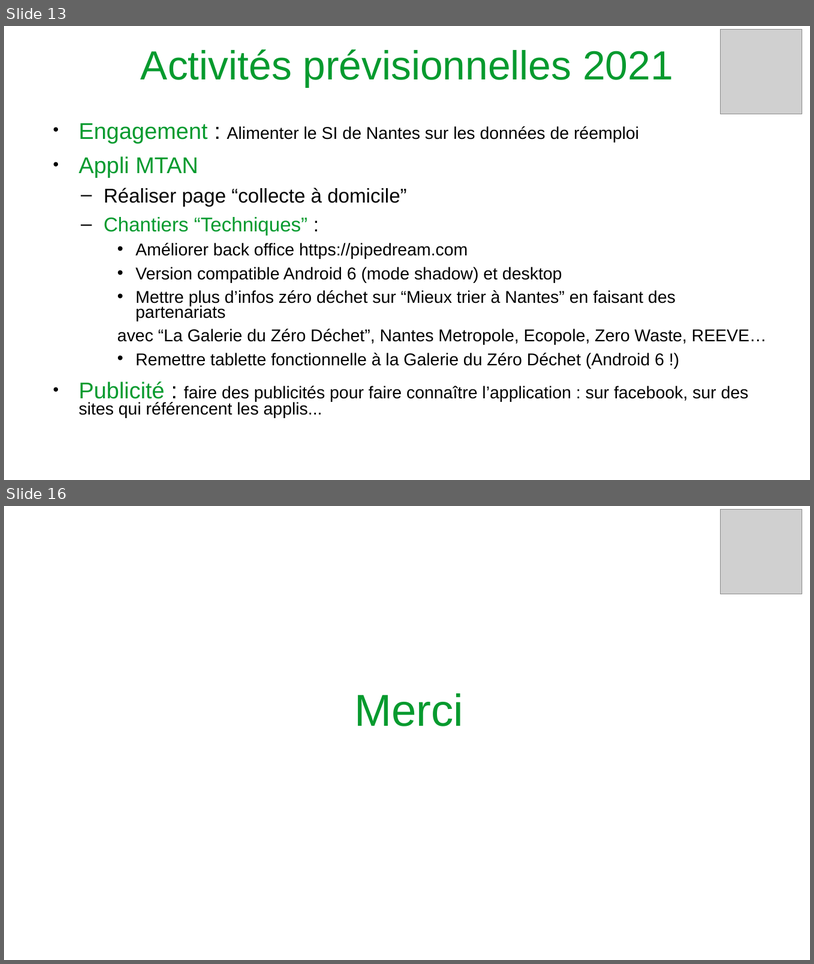
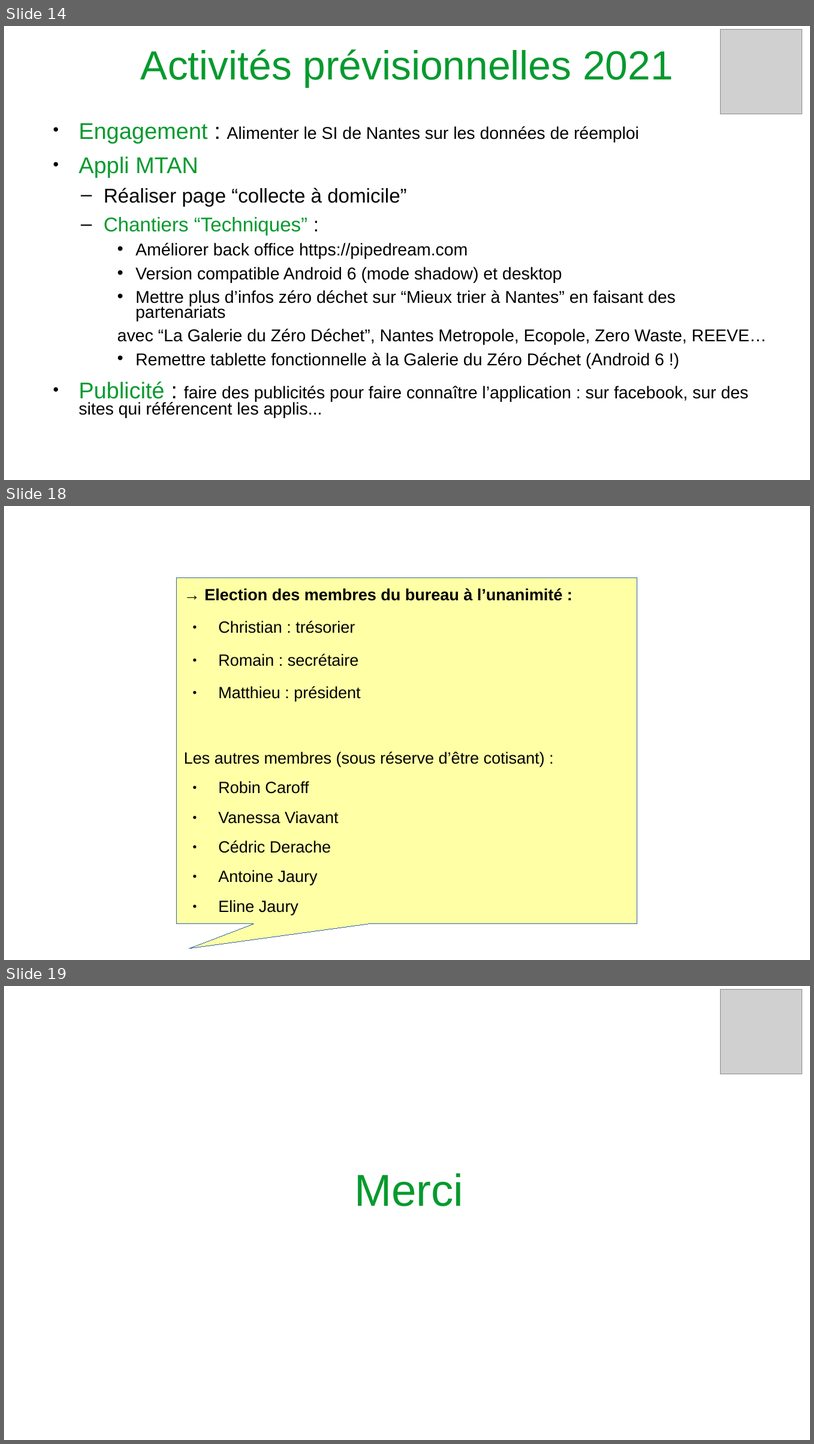
Before and after one commit to vivreanantes/VivreANantes_Complements, a slide deck: association/ag/MieuxTrierANantes_AGOrdinaire_2021.odp. Shown one above the other, each under a label of ours: slides 13 and 16 before the commit, slides 14, 18 and 19 after it; the slides between them are not shown. The pictures are 814x964 and 814x1444 pixels, drawn with LibreOffice and Linux fonts; fonts in the diff are those of the drawing; grey boxes stand for pictures. Boxes give left, top, right and bottom in pixels: in the first picture for what was removed or moved away, otherwise in the second. Text is boxed around its words. In the diff, an @@ line names an element or a change of style, - is before the commit and + after.

```diff
--- a/association/ag/MieuxTrierANantes_AGOrdinaire_2021.odp
+++ b/association/ag/MieuxTrierANantes_AGOrdinaire_2021.odp
@@ slide 18 added at [4,506,810,960], background #FFFFFF @@
@@ speech box added at [177,578,638,923], fill #FFFFA6, outline #3465A4 0 pt, 16 pt, text #000000 @@
+→ Election des membres du bureau à l’unanimité :
+● Christian : trésorier
+● Romain : secrétaire
+● Matthieu : président
+Les autres membres (sous réserve d’être cotisant) :
+● Robin Caroff
+● Vanessa Viavant
+● Cédric Derache
+● Antoine Jaury
+● Eline Jaury
@@ what was slide 13 is now slide 14 @@
@@ what was slide 16 is now slide 19 @@
```
Also in this commit, not shown: 6 slides changed, 3 other slides added, 1 slide removed.
